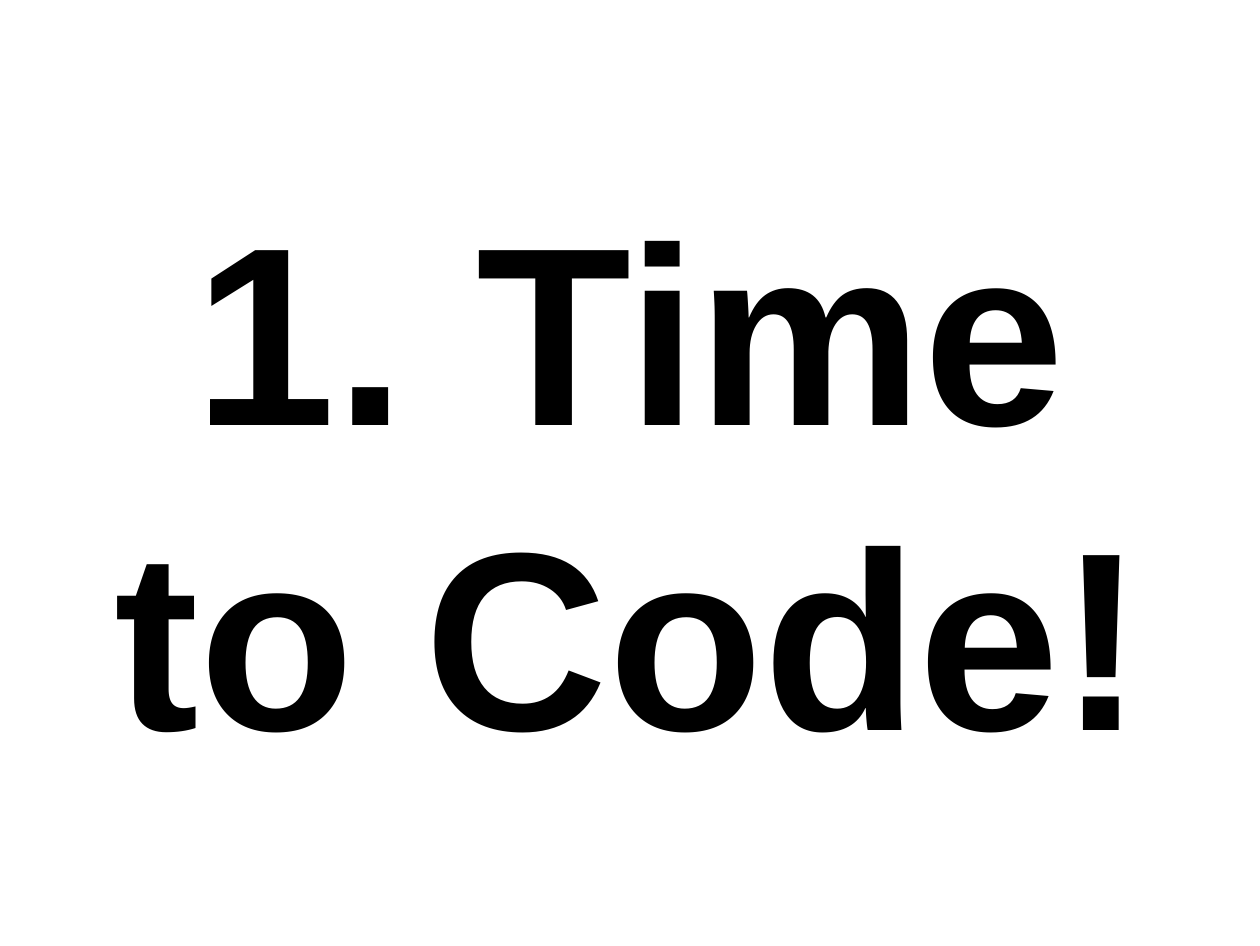
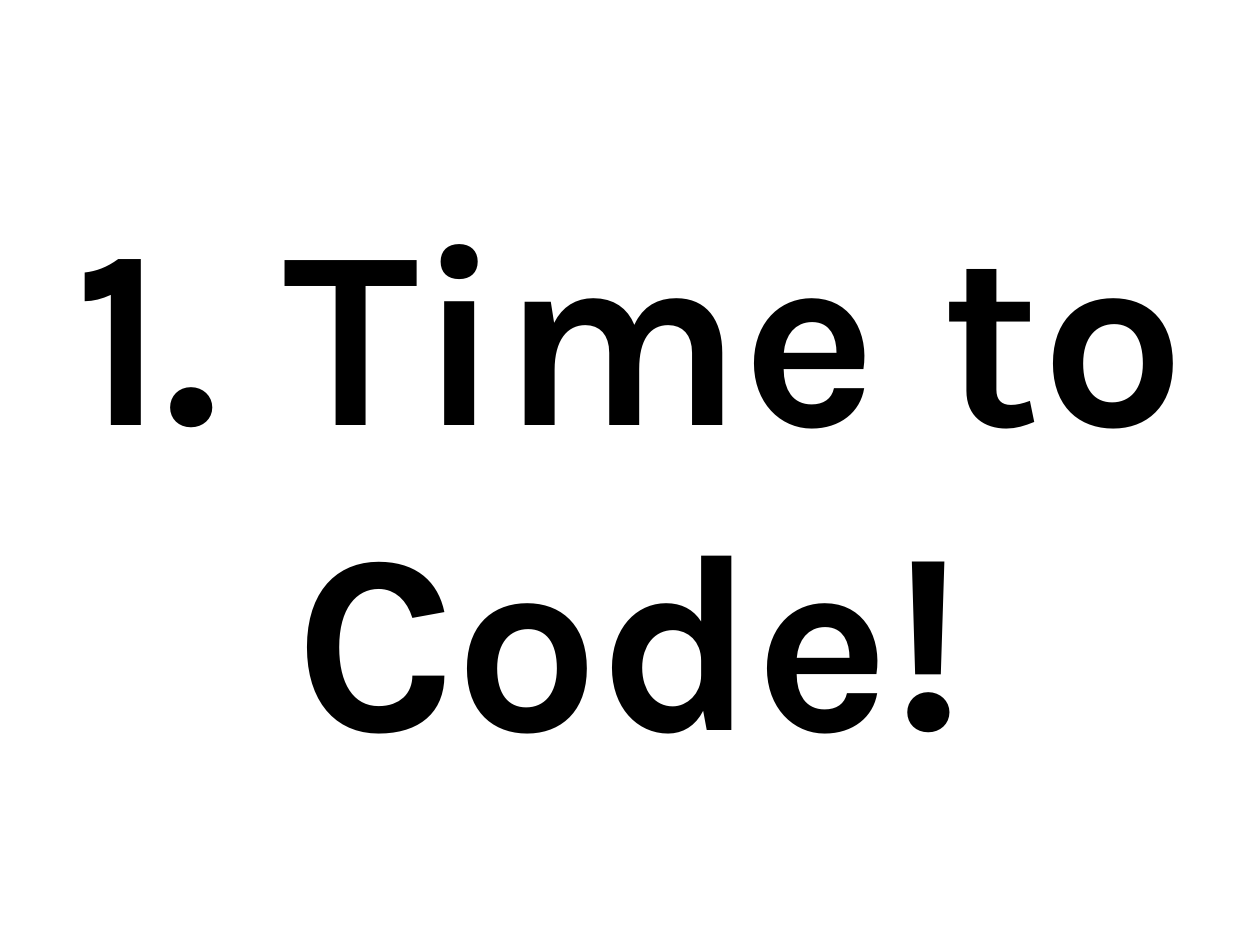
Before and after one commit to thewoolleyman/ci_for_the_rails_guy_or_gal, a slide deck: slide 40 of presentation/ci_for_the_web_2.0_guy_or_gal.odp. Drawn at 1260x946 pixels with LibreOffice and Linux fonts; fonts in the diff are those of the drawing. Boxes give left, top, right and bottom in pixels: in the first picture for what was removed or moved away, otherwise in the second. Text is boxed around its words. In the diff, an @@ line names an element or a change of style, - is before the commit and + after.

Commit message:
format fonts for linux

```diff
--- a/presentation/ci_for_the_web_2.0_guy_or_gal.odp
+++ b/presentation/ci_for_the_web_2.0_guy_or_gal.odp
@@ title "1. Time to Code!" at (74,244,1186,734): font Arial to Karla @@
```
Also in this commit, not shown: 91 other slides changed, 1 slide removed.
